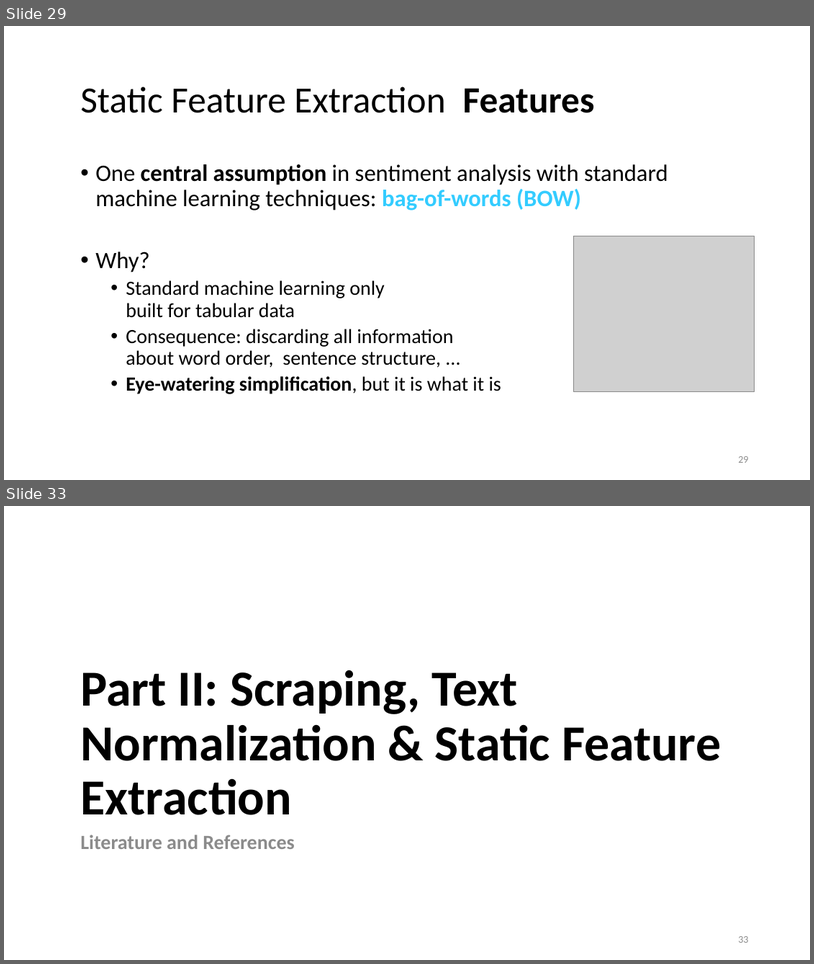
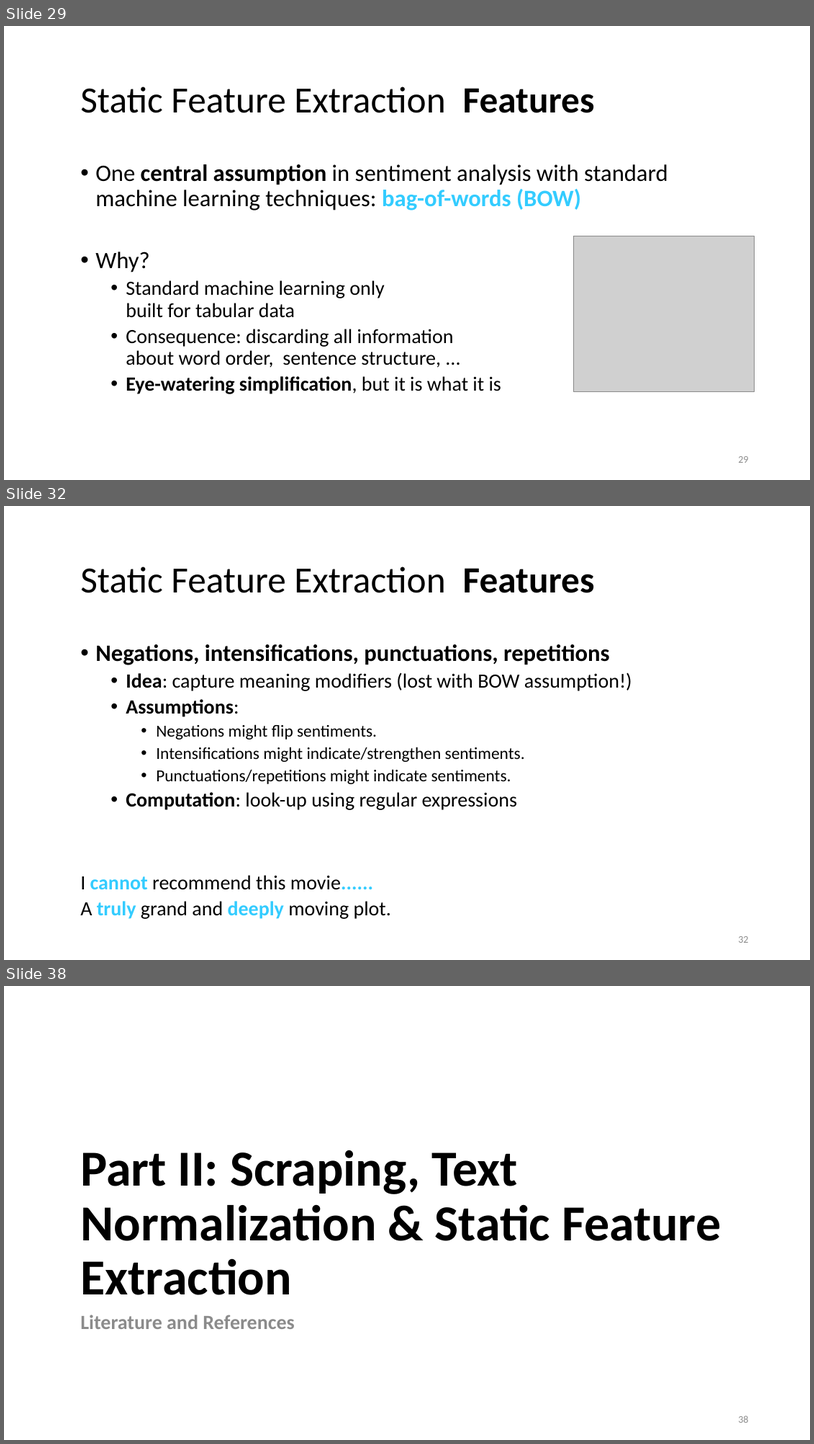
Before and after one commit to lisa-wm/consulting, a slide deck: 5_seminar/Contents_Part_02/slides/Präsentation_Teil2_Lisa.pptx. Shown one above the other, each under a label of ours: slides 29 and 33 before the commit, slides 29, 32 and 38 after it; the slides between them are not shown. The pictures are 814x964 and 814x1444 pixels, drawn with LibreOffice and Linux fonts; fonts in the diff are those of the drawing; grey boxes stand for pictures. Boxes give left, top, right and bottom in pixels: in the first picture for what was removed or moved away, otherwise in the second. Text is boxed around its words. In the diff, an @@ line names an element or a change of style, - is before the commit and + after.

Commit message:
added slides for static features

```diff
--- a/5_seminar/Contents_Part_02/slides/Präsentation_Teil2_Lisa.pptx
+++ b/5_seminar/Contents_Part_02/slides/Präsentation_Teil2_Lisa.pptx
@@ slide 32 added at (4, 506, 810, 960), background #FFFFFF @@
@@ title added at (80, 566, 595, 593), 44 pt, text #000000 @@
+Static Feature Extraction Features
@@ text added at (95, 644, 633, 810), 20 pt, text #000000 @@
+• Negations, intensifications, punctuations, repetitions
+  • Idea: capture meaning modifiers (lost with BOW assumption!)
+  • Assumptions:
+    • Negations might flip sentiments.
+    • Intensifications might indicate/strengthen sentiments.
+    • Punctuations/repetitions might indicate sentiments.
+  • Computation: look-up using regular expressions
@@ text added at (80, 875, 373, 890), 24 pt, text #000000 @@
+I cannot recommend this movie......
@@ text added at (80, 901, 391, 919), 24 pt, text #000000 @@
+A truly grand and deeply moving plot.
@@ page number added at (738, 936, 748, 942), 12 pt, text #8C8C8C @@
+32
@@ what was slide 33 is now slide 38 @@
@@ page number at (738, 1415, 748, 1422): text changed @@
-33
+38
```
Also in this commit, not shown: 3 slides changed, 5 other slides added, 1 slide removed.
